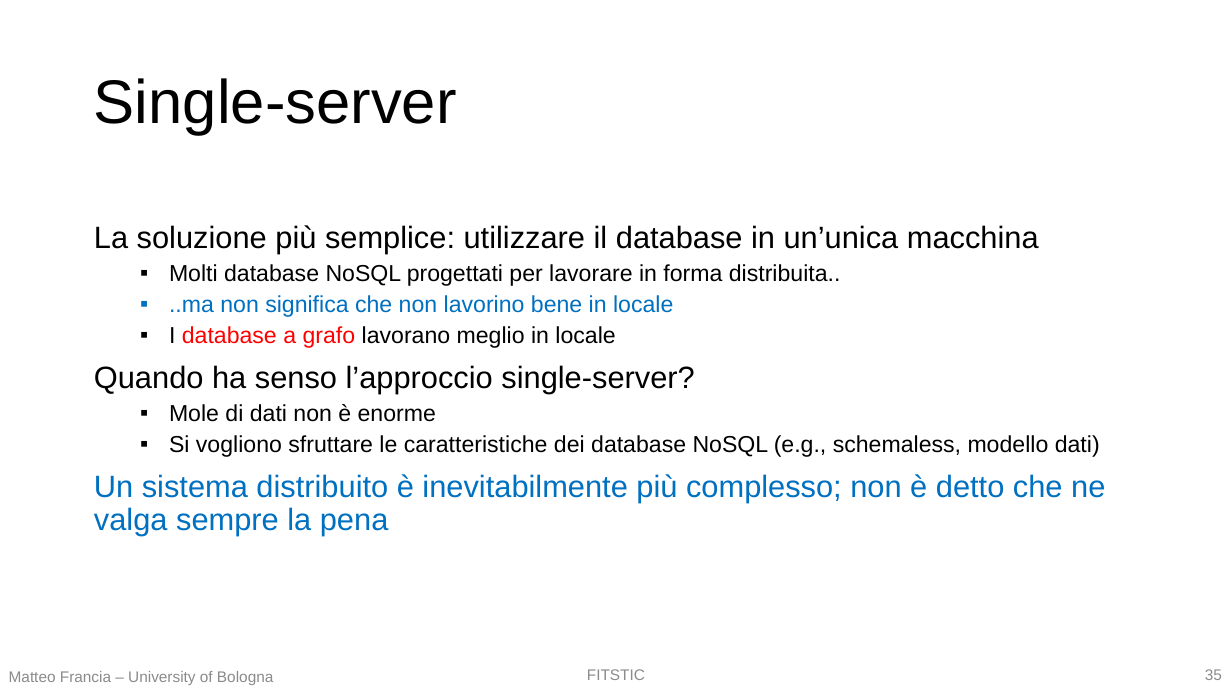
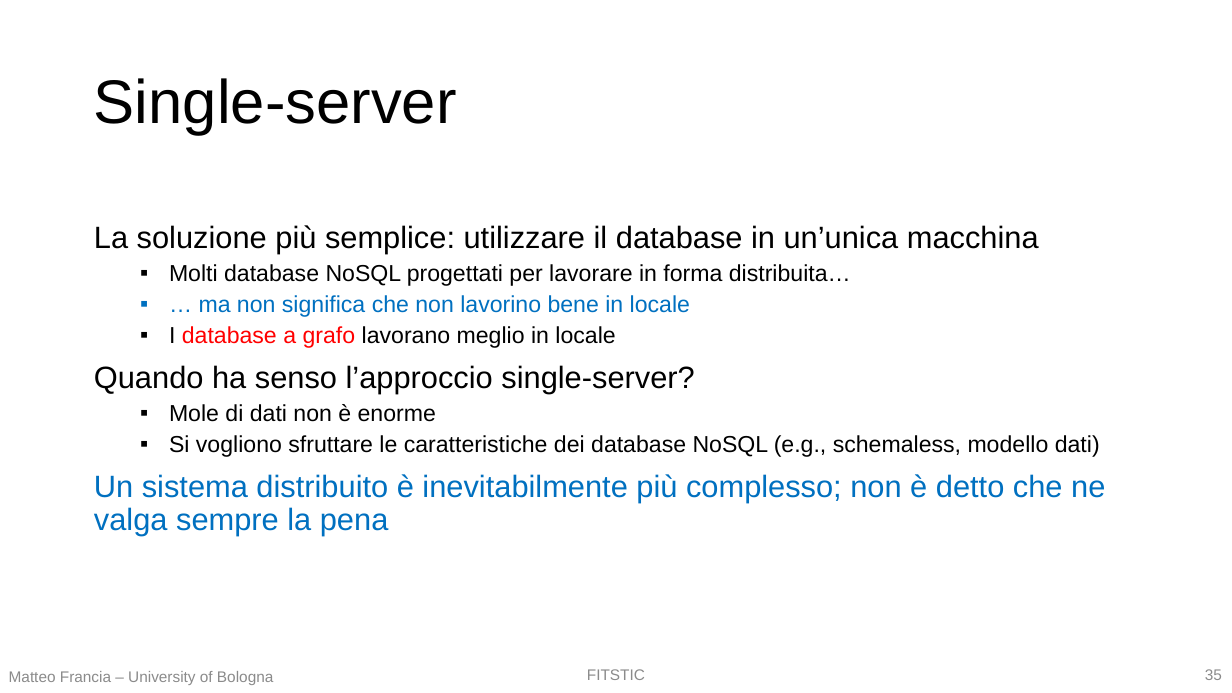
Before and after one commit to w4bo/teaching-nosql, a slide deck: slide 35 of slides/01 - T1 - I database NoSQL.pptx. Drawn at 1232x693 pixels with LibreOffice and Linux fonts; fonts in the diff are those of the drawing. Boxes give left, top, right and bottom in pixels: in the first picture for what was removed or moved away, otherwise in the second. Text is boxed around its words. In the diff, an @@ line names an element or a change of style, - is before the commit and + after.

```diff
--- a/slides/01 - T1 - I database NoSQL.pptx
+++ b/slides/01 - T1 - I database NoSQL.pptx
@@ text at (x1=169, y1=264, x2=851, y2=317): text changed @@
-  ▪ Molti database NoSQL progettati per lavorare in forma distribuita..
-  ▪ ..ma non significa che non lavorino bene in locale
+  ▪ Molti database NoSQL progettati per lavorare in forma distribuita…
+  ▪ … ma non significa che non lavorino bene in locale
```
Also in this commit, not shown: 3 other slides changed, 5 other files.
